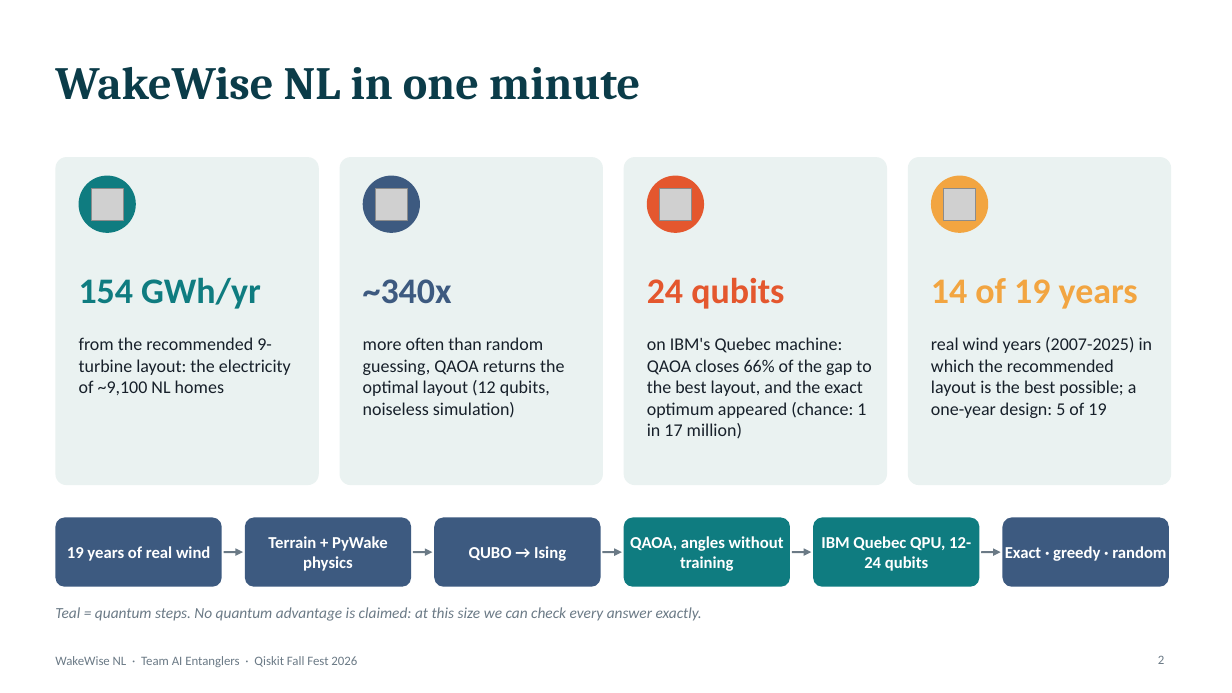
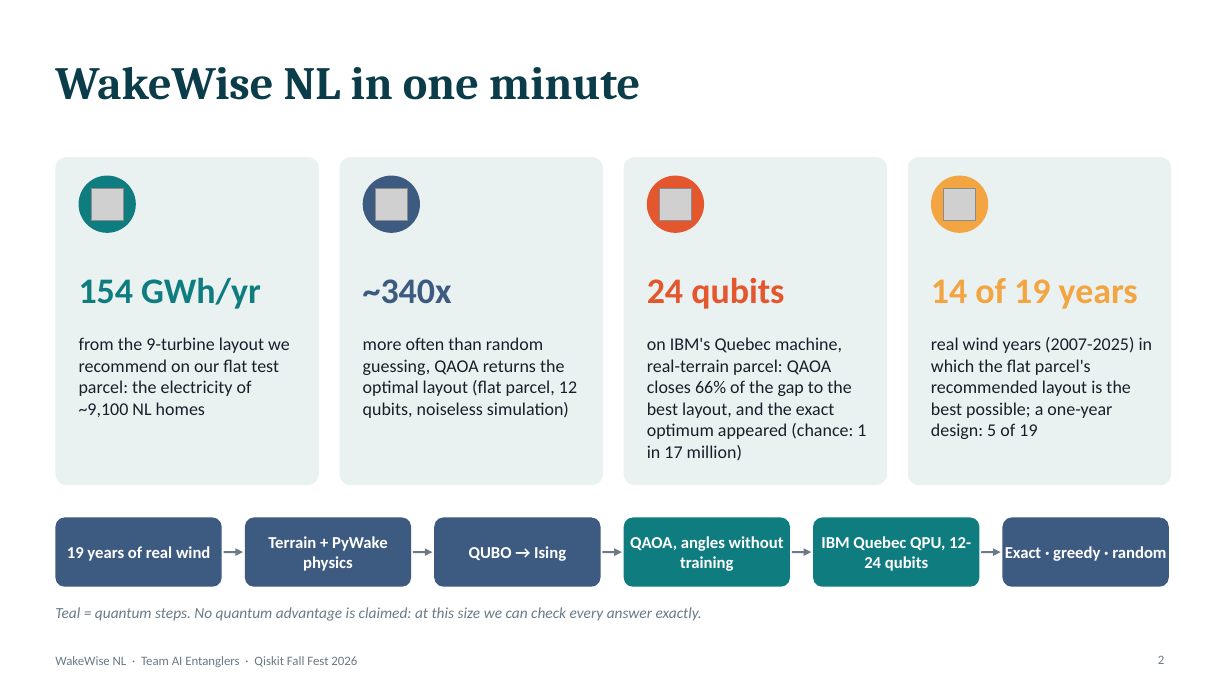
Before and after one commit to mrw-soumik/Qiskit-AI-Entanglers-, a slide deck: slide 2 of slides/WakeWise_NL_AI_Entanglers.pptx. Drawn at 1232x693 pixels with LibreOffice and Linux fonts; fonts in the diff are those of the drawing; grey boxes stand for pictures. Boxes give left, top, right and bottom in pixels: in the first picture for what was removed or moved away, otherwise in the second. Text is boxed around its words. In the diff, an @@ line names an element or a change of style, - is before the commit and + after.

```diff
--- a/slides/WakeWise_NL_AI_Entanglers.pptx
+++ b/slides/WakeWise_NL_AI_Entanglers.pptx
@@ text at <box>79,337,290,417</box>: text changed @@
-from the recommended 9-turbine layout: the electricity of ~9,100 NL homes
+from the 9-turbine layout we recommend on our flat test parcel: the electricity of ~9,100 NL homes
@@ text at <box>363,337,577,418</box>: text changed @@
-more often than random guessing, QAOA returns the optimal layout (12 qubits, noiseless simulation)
+more often than random guessing, QAOA returns the optimal layout (flat parcel, 12 qubits, noiseless simulation)
@@ text at <box>647,337,866,461</box>: text changed @@
-on IBM's Quebec machine: QAOA closes 66% of the gap to the best layout, and the exact optimum appeared (chance: 1 in 17 million)
+on IBM's Quebec machine, real-terrain parcel: QAOA closes 66% of the gap to the best layout, and the exact optimum appeared (chance: 1 in 17 million)
@@ text at <box>931,337,1153,439</box>: text changed @@
-real wind years (2007-2025) in which the recommended layout is the best possible; a one-year design: 5 of 19
+real wind years (2007-2025) in which the flat parcel's recommended layout is the best possible; a one-year design: 5 of 19
```
Also in this commit, not shown: 2 other slides changed, 2 other files.
